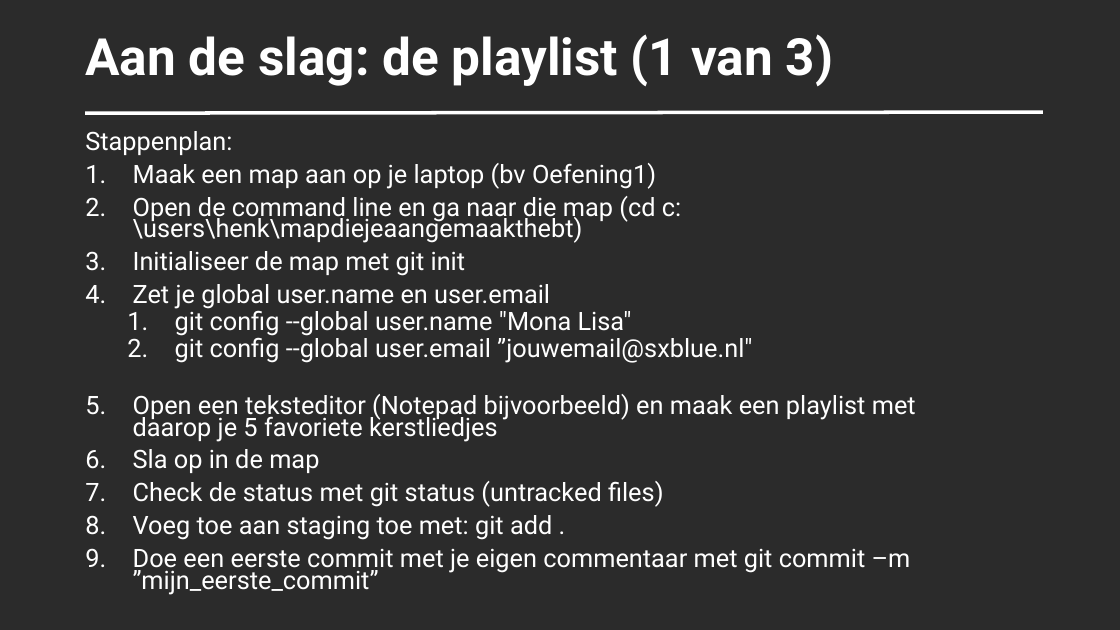
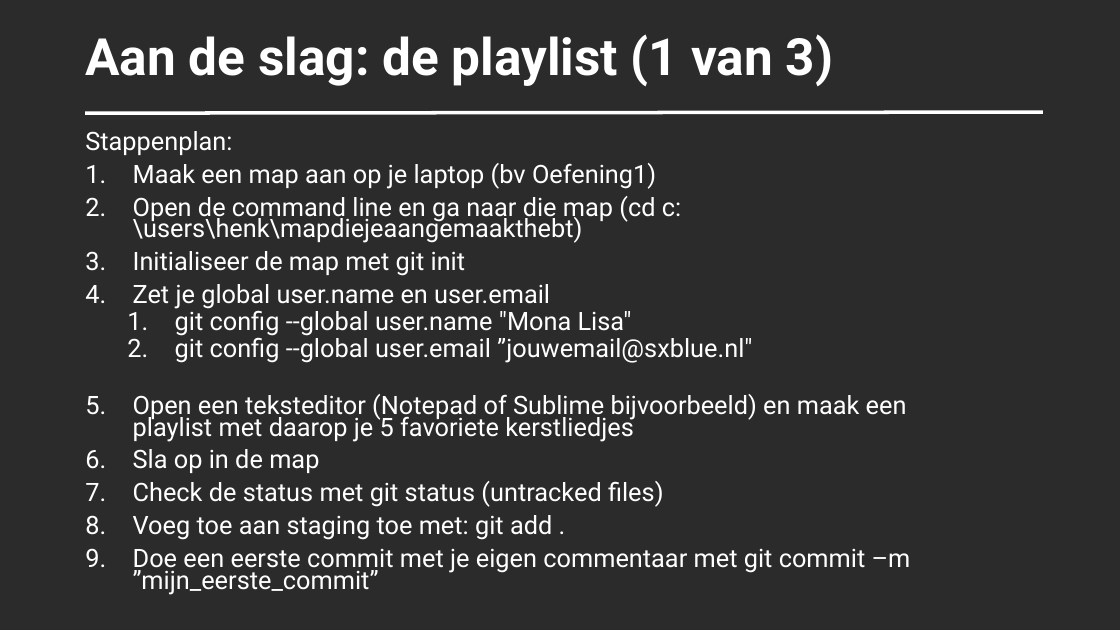
Before and after one commit to SUPERPNL/GIT-Cursus-SxBlue-2026, a slide deck: slide 9 of docs/20261101_gitcursus_SxBlue.pptx. Drawn at 1120x630 pixels with LibreOffice and Linux fonts; fonts in the diff are those of the drawing; background and template pictures are left out; a plain dark background stands for a picture behind light text. Boxes give left, top, right and bottom in pixels: in the first picture for what was removed or moved away, otherwise in the second. Text is boxed around its words. In the diff, an @@ line names an element or a change of style, - is before the commit and + after.

```diff
--- a/docs/20261101_gitcursus_SxBlue.pptx
+++ b/docs/20261101_gitcursus_SxBlue.pptx
@@ text at bbox=[133, 394, 907, 442]: text changed @@
-5. Open een teksteditor (Notepad bijvoorbeeld) en maak een playlist met daarop je 5 favoriete kerstliedjes
+5. Open een teksteditor (Notepad of Sublime bijvoorbeeld) en maak een playlist met daarop je 5 favoriete kerstliedjes
```
Also in this commit, not shown: 6 other slides changed, 11 slides removed, 1 other file.
